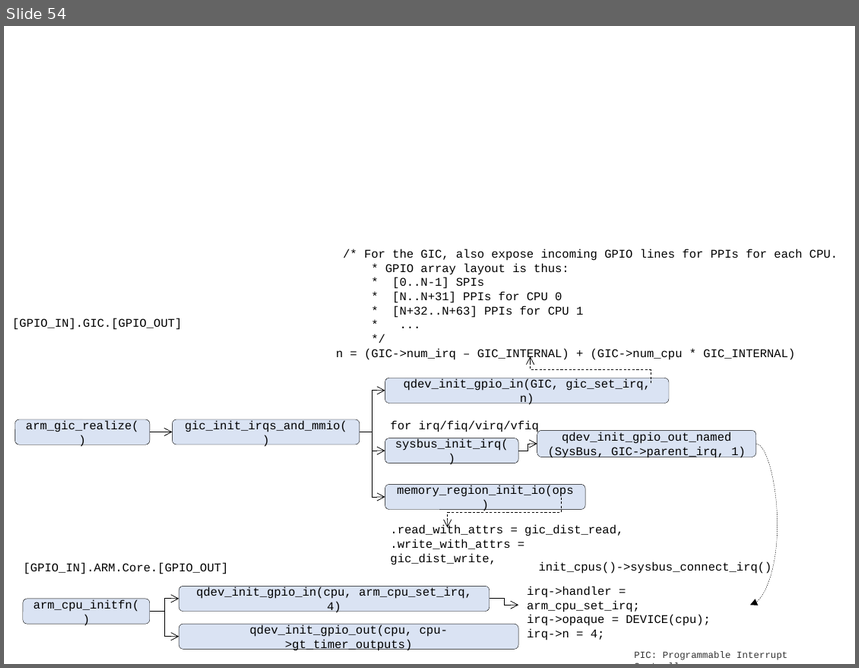
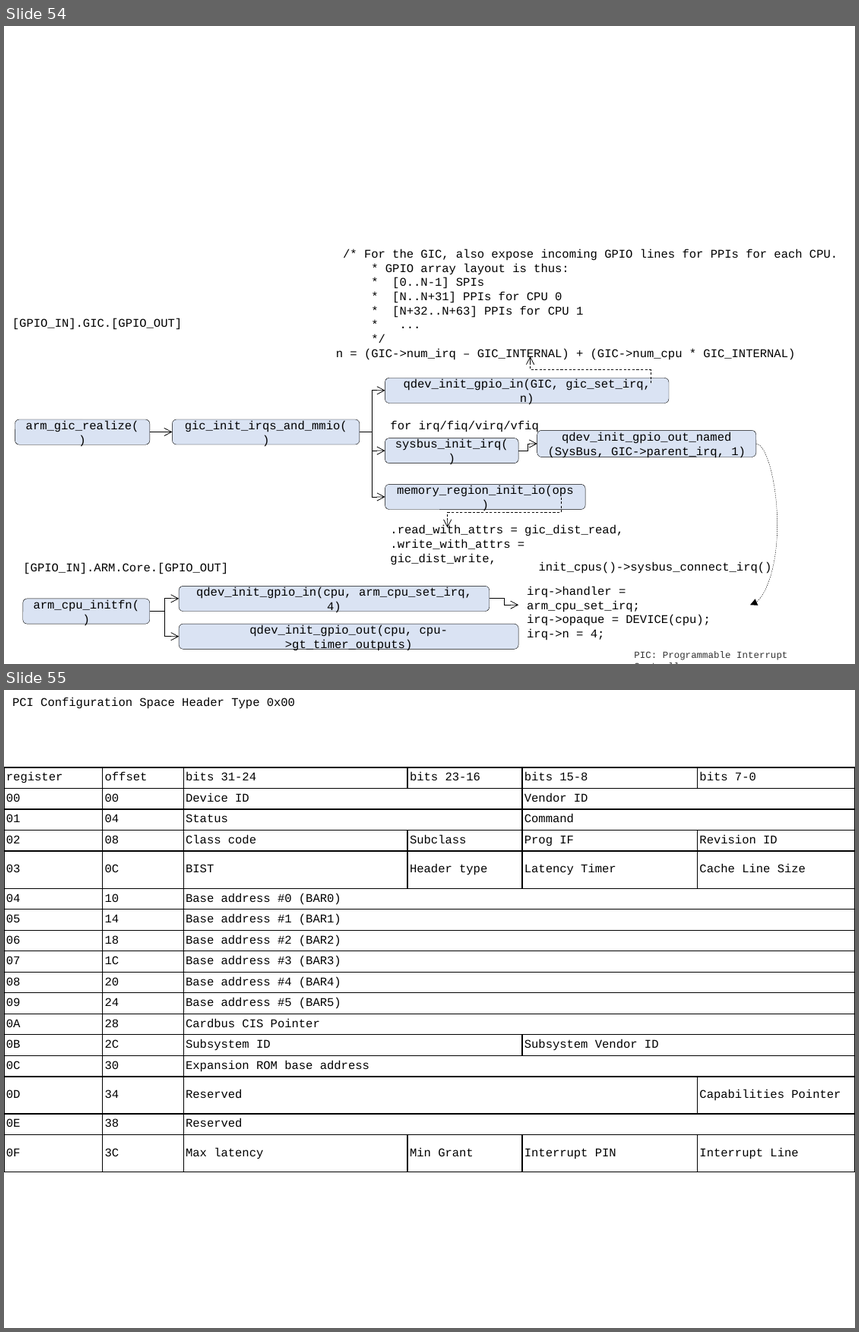
Before and after one commit to movetobe/xxx, a slide deck: xxx.pptx. Shown one above the other, each under a label of ours: slide 54 before the commit, slides 54 and 55 after it. The pictures are 859x668 and 859x1332 pixels, drawn with LibreOffice and Linux fonts; fonts in the diff are those of the drawing. Boxes give left, top, right and bottom in pixels: in the first picture for what was removed or moved away, otherwise in the second. Text is boxed around its words. In the diff, an @@ line names an element or a change of style, - is before the commit and + after.

Commit message:
[Virtualization]: PCI Configuration Space and Virtio Device

```diff
--- a/xxx.pptx
+++ b/xxx.pptx
@@ slide 55 added at box(4, 690, 855, 1328), background #FFFFFF @@
@@ text added at box(12, 697, 295, 709), 10 pt, text #000000 @@
+PCI Configuration Space Header Type 0x00
@@ table added at box(4, 768, 855, 1173), 17 rows, 6 columns @@
+register | offset | bits 31-24 | bits 23-16 | bits 15-8 | bits 7-0
+00 | 00 | Device ID |  | Vendor ID | 
+01 | 04 | Status |  | Command | 
+02 | 08 | Class code | Subclass | Prog IF | Revision ID
+03 | 0C | BIST | Header type | Latency Timer | Cache Line Size
+04 | 10 | Base address #0 (BAR0) |  |  | 
+05 | 14 | Base address #1 (BAR1) |  |  | 
+06 | 18 | Base address #2 (BAR2) |  |  | 
+07 | 1C | Base address #3 (BAR3) |  |  | 
+08 | 20 | Base address #4 (BAR4) |  |  | 
+09 | 24 | Base address #5 (BAR5) |  |  | 
+0A | 28 | Cardbus CIS Pointer |  |  | 
+0B | 2C | Subsystem ID |  | Subsystem Vendor ID | 
+0C | 30 | Expansion ROM base address |  |  | 
+0D | 34 | Reserved |  |  | Capabilities Pointer
+0E | 38 | Reserved |  |  | 
+0F | 3C | Max latency | Min Grant | Interrupt PIN | Interrupt Line
```
Also in this commit, not shown: 4 other slides added, 13 other files.
